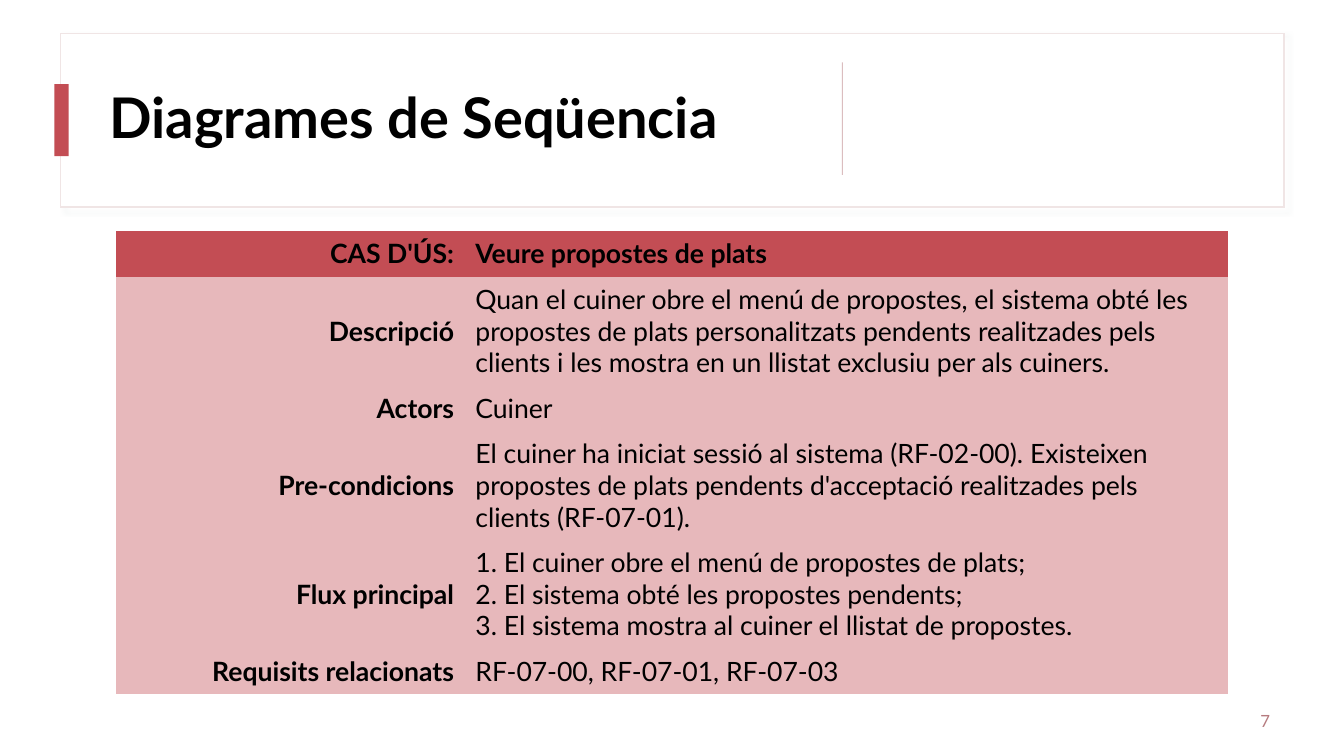
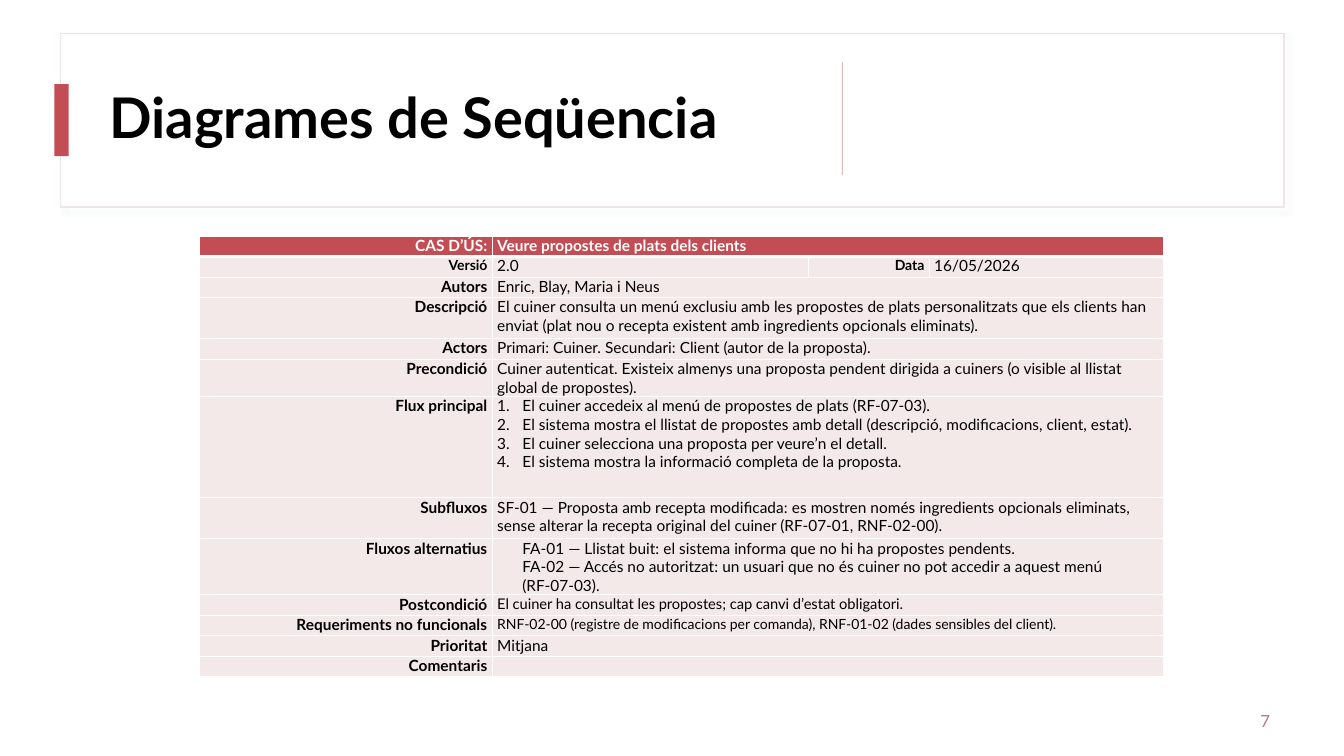
Before and after one commit to enricalv03/ES23UAB-411-08, a slide deck: slide 7 of documents/Presentacions PWP/Diagrames_de_Seq_Enric.pptx. Drawn at 1344x756 pixels with LibreOffice and Linux fonts; fonts in the diff are those of the drawing. Boxes give left, top, right and bottom in pixels: in the first picture for what was removed or moved away, otherwise in the second. Text is boxed around its words. In the diff, an @@ line names an element or a change of style, - is before the commit and + after.

```diff
--- a/documents/Presentacions PWP/Diagrames_de_Seq_Enric.pptx
+++ b/documents/Presentacions PWP/Diagrames_de_Seq_Enric.pptx
@@ table at box(200, 236, 1165, 676) @@
-CAS D'ÚS: | Veure propostes de plats
-Descripció | Quan el cuiner obre el menú de propostes, el sistema obté les propostes de plats personalitzats pendents realitzades pels clients i les mostra en un llistat exclusiu per als cuiners.
-Actors | Cuiner
-Pre-condicions | El cuiner ha iniciat sessió al sistema (RF-02-00). Existeixen propostes de plats pendents d'acceptació realitzades pels clients (RF-07-01).
-Flux principal | 1. El cuiner obre el menú de propostes de plats; 2. El sistema obté les propostes pendents; 3. El sistema mostra al cuiner el llistat de propostes.
-Requisits relacionats | RF-07-00, RF-07-01, RF-07-03
+CAS D’ÚS: | Veure propostes de plats dels clients |  | 
+Versió | 2.0 | Data | 16/05/2026
+Autors | Enric, Blay, Maria i Neus |  | 
+Descripció | El cuiner consulta un menú exclusiu amb les propostes de plats personalitzats que els clients han enviat (plat nou o recepta existent amb ingredients opcionals eliminats). |  | 
+Actors | Primari: Cuiner. Secundari: Client (autor de la proposta). |  | 
+Precondició | Cuiner autenticat. Existeix almenys una proposta pendent dirigida a cuiners (o visible al llistat global de propostes). |  | 
+Flux principal | El cuiner accedeix al menú de propostes de plats (RF-07-03). / El sistema mostra el llistat de propostes amb detall (descripció, modificacions, client, estat). / El cuiner selecciona una proposta per veure’n el detall. / El sistema mostra la informació completa de la proposta. |  | 
+Subfluxos | SF-01 — Proposta amb recepta modificada: es mostren només ingredients opcionals eliminats, sense alterar la recepta original del cuiner (RF-07-01, RNF-02-00). |  | 
+Fluxos alternatius | FA-01 — Llistat buit: el sistema informa que no hi ha propostes pendents. FA-02 — Accés no autoritzat: un usuari que no és cuiner no pot accedir a aquest menú (RF-07-03). |  | 
+Postcondició | El cuiner ha consultat les propostes; cap canvi d’estat obligatori. |  | 
+Requeriments no funcionals | RNF-02-00 (registre de modificacions per comanda), RNF-01-02 (dades sensibles del client). |  | 
+Prioritat | Mitjana |  | 
+Comentaris |  |  | 
@@ table: place and size @@
-table at box(116, 231, 1229, 695)
+table at box(200, 236, 1165, 676)
```
Also in this commit, not shown: 5 other slides changed, 1 other file.
